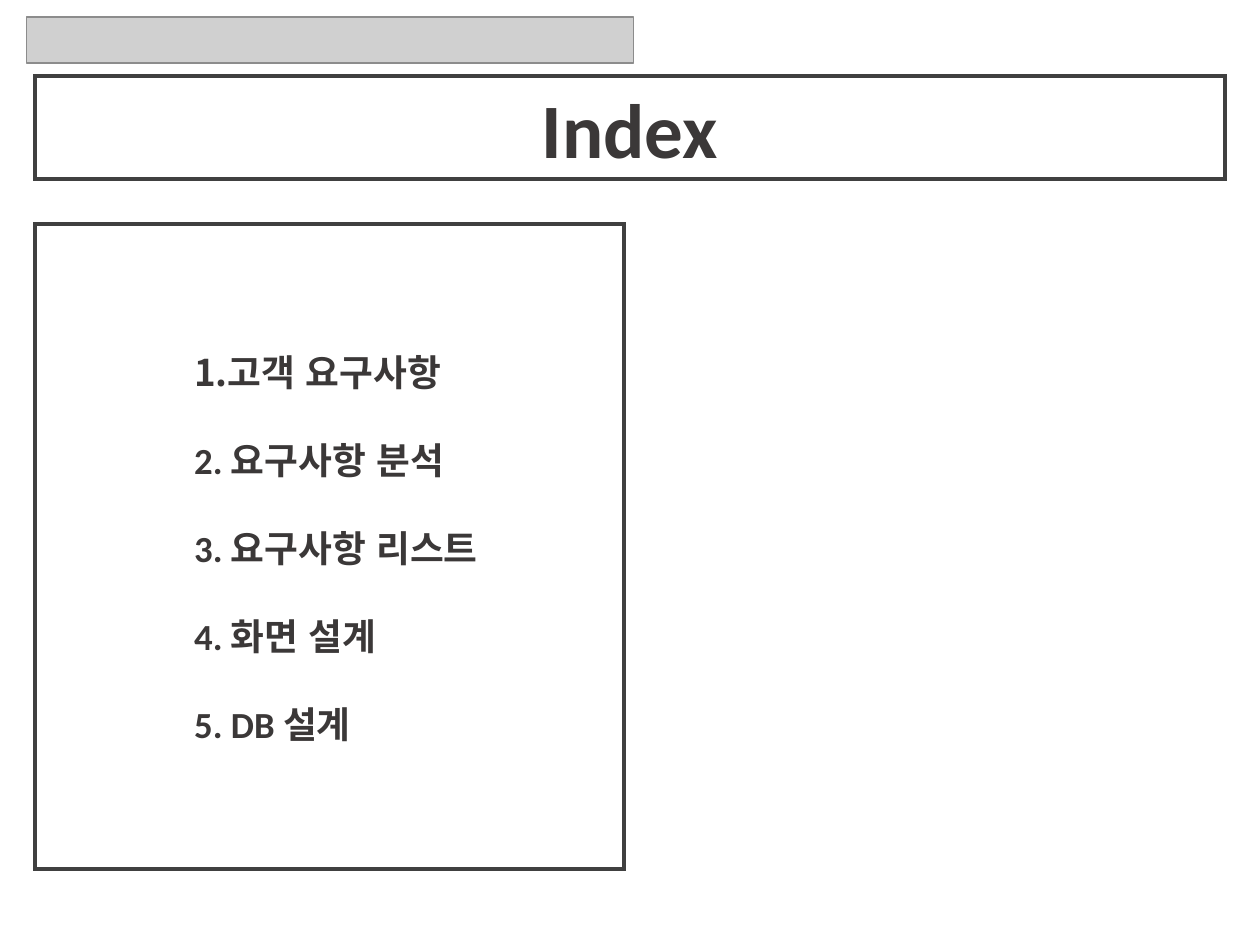
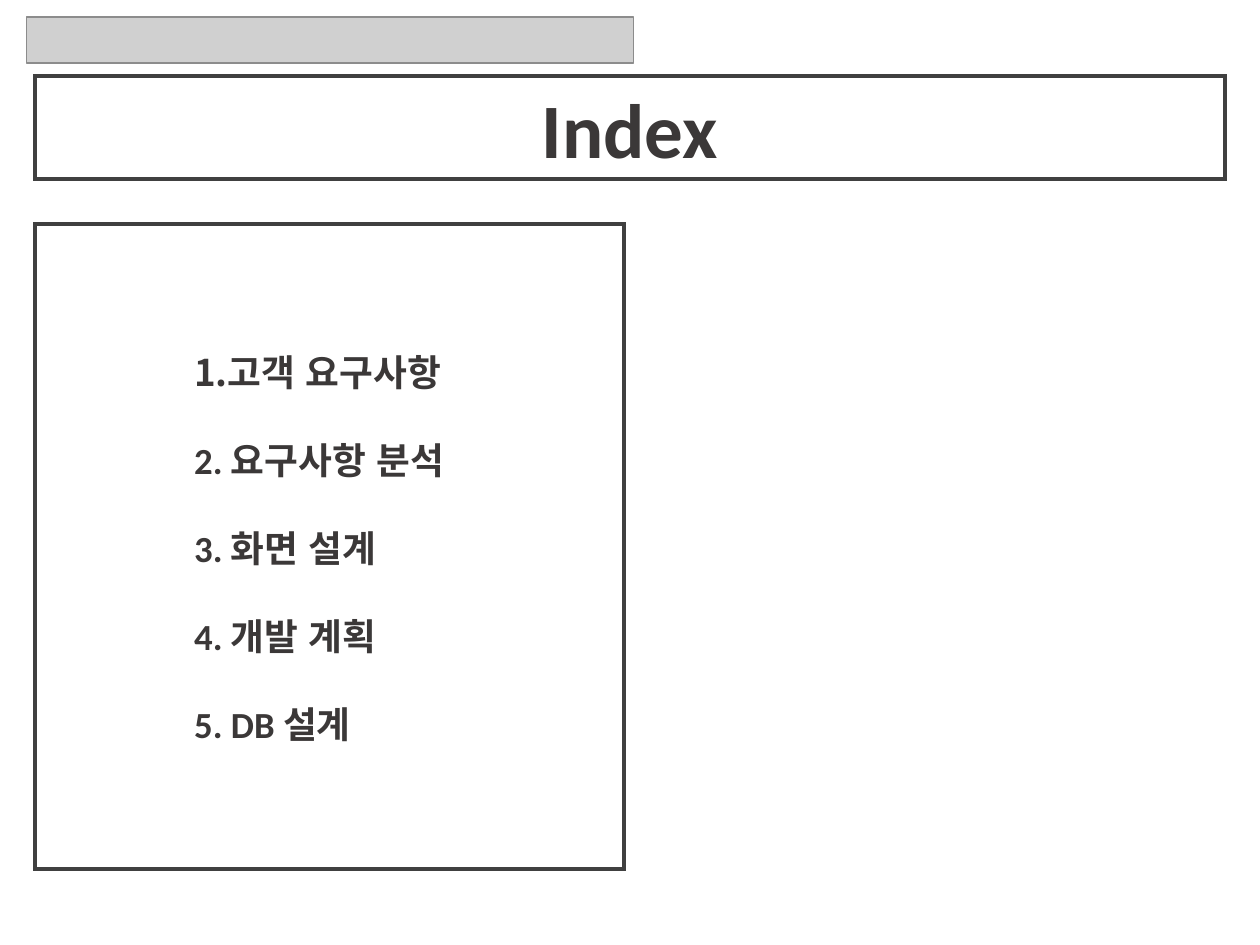
Before and after one commit to himediaai/DongGyun, a slide deck: slide 2 of 기획안.pptx. Drawn at 1260x945 pixels with LibreOffice and Linux fonts; fonts in the diff are those of the drawing; grey boxes stand for pictures. Boxes give left, top, right and bottom in pixels: in the first picture for what was removed or moved away, otherwise in the second. Text is boxed around its words. In the diff, an @@ line names an element or a change of style, - is before the commit and + after.

```diff
--- a/기획안.pptx
+++ b/기획안.pptx
@@ text at (x1=194, y1=531, x2=377, y2=654): text changed @@
-3. 요구사항 리스트
-4. 화면 설계
+3. 화면 설계
+4. 개발 계획
```
Also in this commit, not shown: 2 other slides changed, 5 slides added, 4 slides removed.
